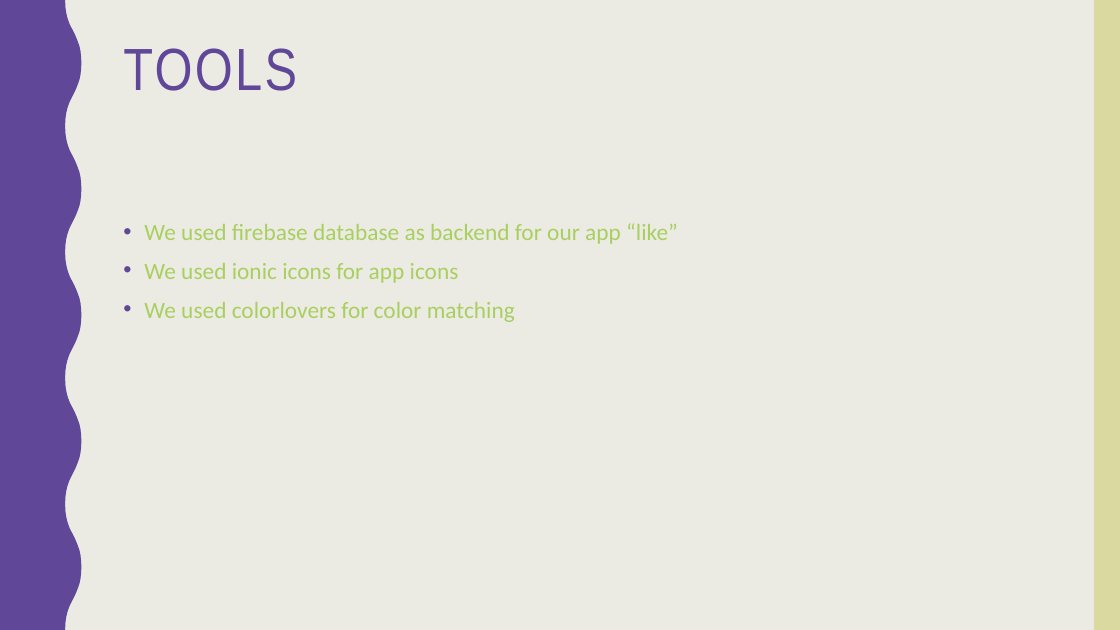
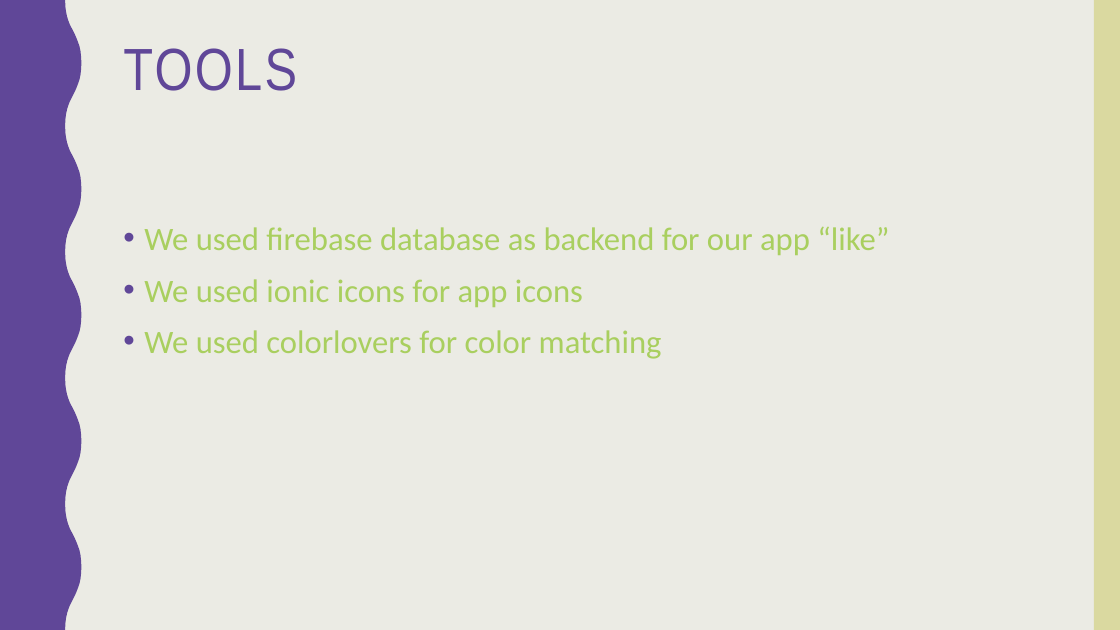
Before and after one commit to norahK/444SWE-Project, a slide deck: slide 4 of Pick a dish app.pptx. Drawn at 1120x630 pixels with LibreOffice and Linux fonts; fonts in the diff are those of the drawing. Boxes give left, top, right and bottom in pixels: in the first picture for what was removed or moved away, otherwise in the second. Text is boxed around its words. In the diff, an @@ line names an element or a change of style, - is before the commit and + after.

```diff
--- a/Pick a dish app.pptx
+++ b/Pick a dish app.pptx
@@ text "We used firebase database as ..." at [144,227,889,359]: size 20 to 28 pt @@
```
Also in this commit, not shown: 2 other slides changed.
